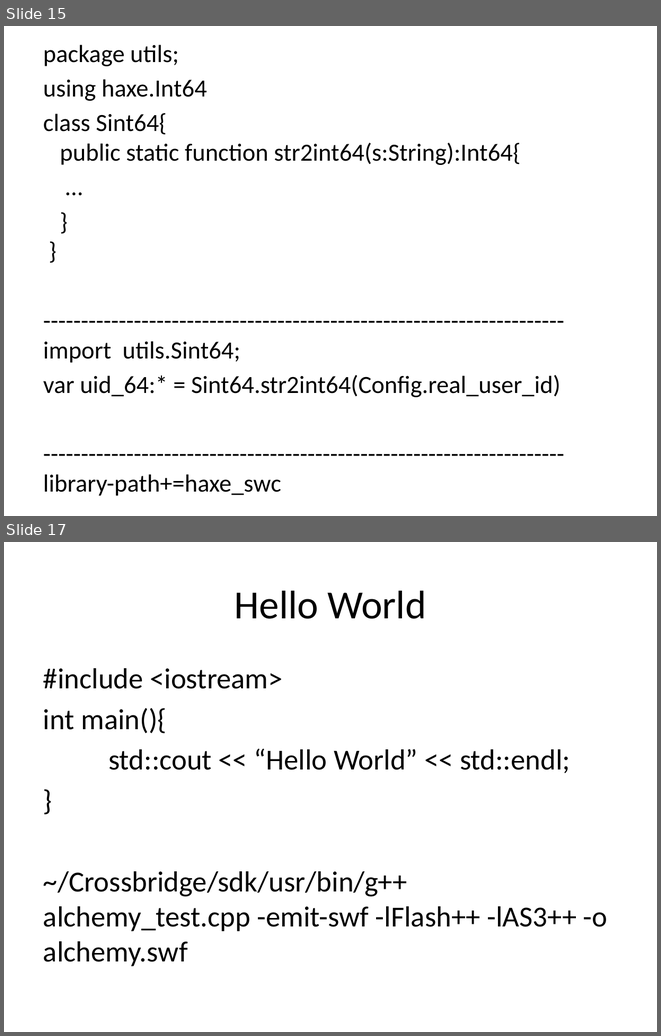
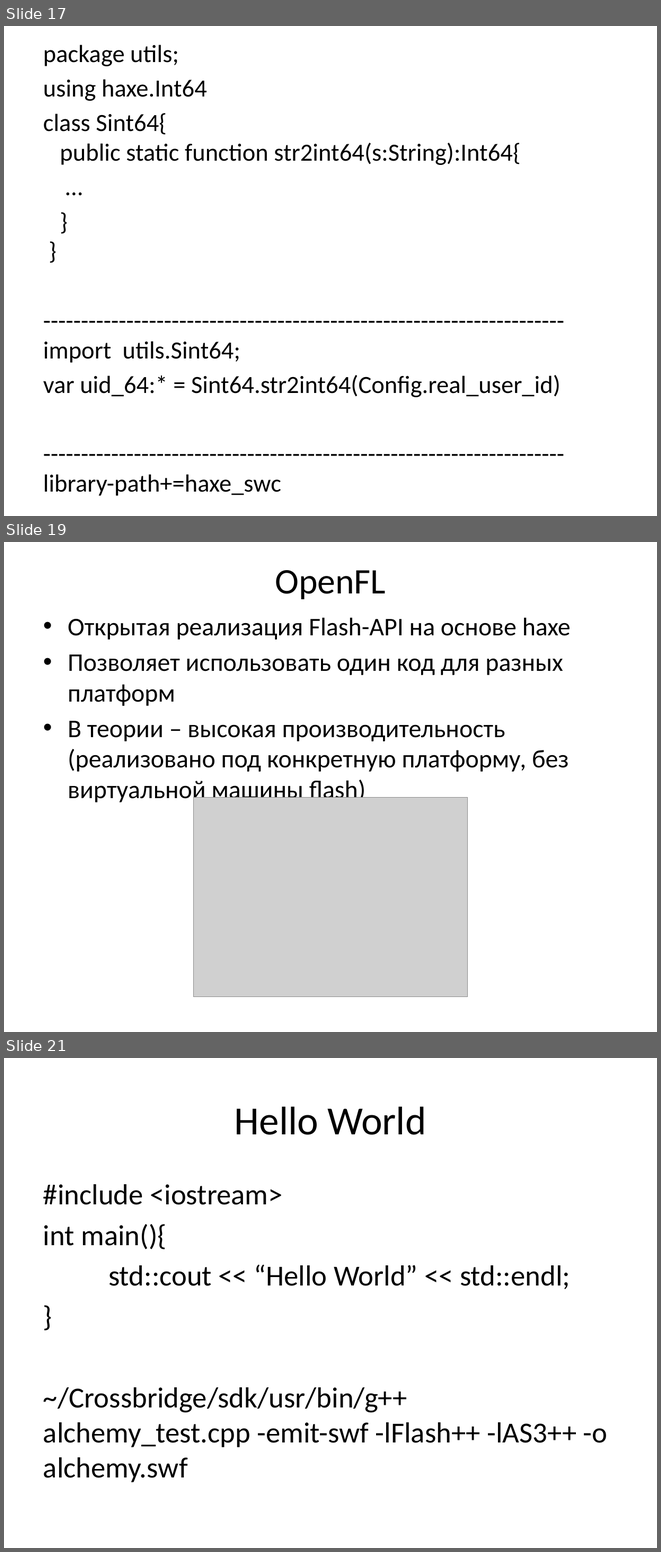
Before and after one commit to schadov/241m-lectures, a slide deck: haxe.pptx. Shown one above the other, each under a label of ours: slides 15 and 17 before the commit, slides 17, 19 and 21 after it; the slides between them are not shown. The pictures are 661x1036 and 661x1552 pixels, drawn with LibreOffice and Linux fonts; fonts in the diff are those of the drawing; grey boxes stand for pictures. Boxes give left, top, right and bottom in pixels: in the first picture for what was removed or moved away, otherwise in the second. Text is boxed around its words. In the diff, an @@ line names an element or a change of style, - is before the commit and + after.

Commit message:
haxe fix

```diff
--- a/haxe.pptx
+++ b/haxe.pptx
@@ slide 19 added at (x1=4, y1=542, x2=657, y2=1032), background #FFFFFF @@
@@ title added at (x1=275, y1=570, x2=386, y2=599), 39.6 pt, text #000000 @@
+OpenFL
@@ text added at (x1=68, y1=617, x2=571, y2=804), 28 pt, text #000000 @@
+• Открытая реализация Flash-API на основе haxe
+• Позволяет использовать один код для разных платформ
+• В теории – высокая производительность (реализовано под конкретную платформу, без виртуальной машины flash)
@@ picture added at (x1=193, y1=797, x2=468, y2=996) @@
@@ what was slide 15 is now slide 17 @@
@@ what was slide 17 is now slide 21 @@
```
Also in this commit, not shown: 1 slide changed, 10 other slides added.
